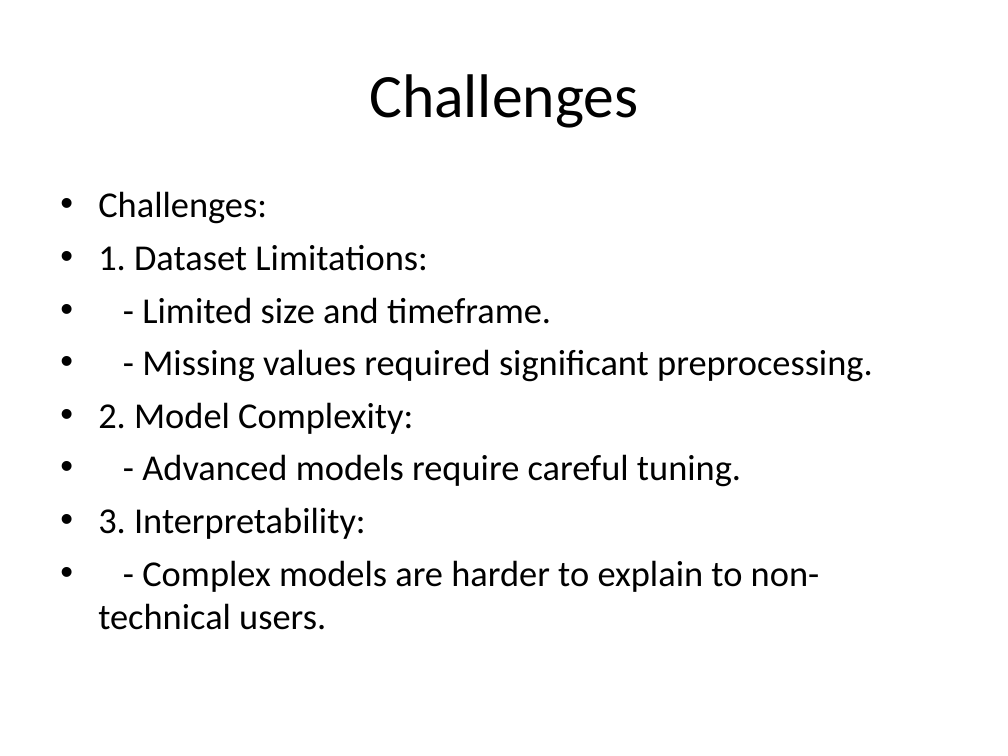
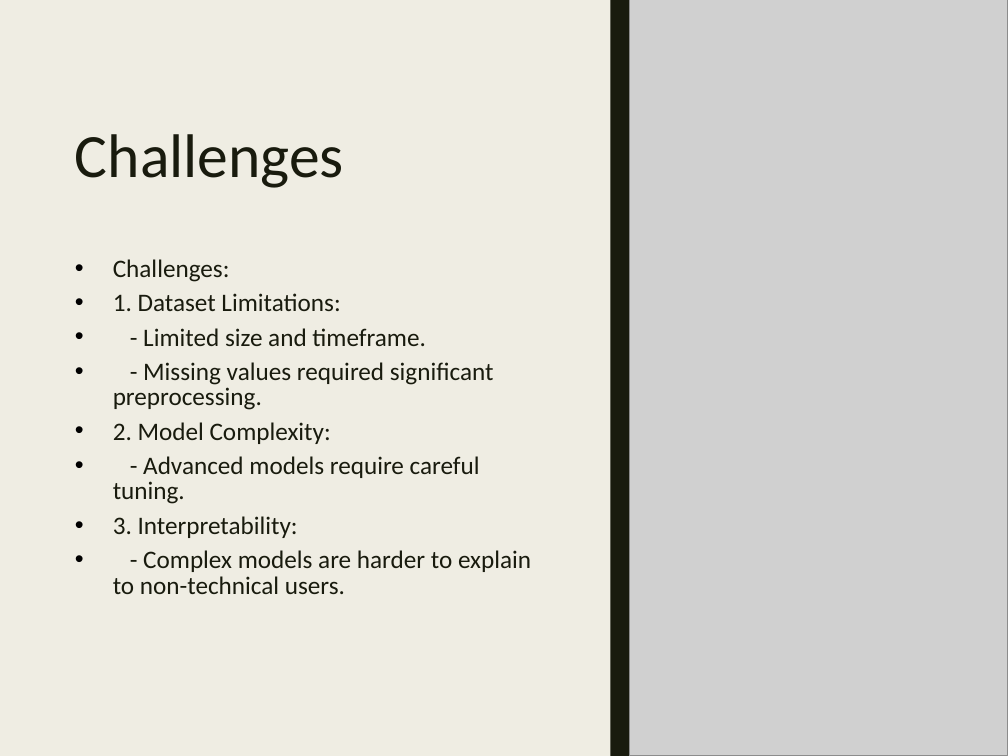
Before and after one commit to ClaensData95/LHL-Midterm-Project, a slide deck: slide 8 of Data-Science-Mdterm-Project.pptx (slide 9 before the commit). Drawn at 1008x756 pixels with LibreOffice and Linux fonts; fonts in the diff are those of the drawing; grey boxes stand for pictures. Boxes give left, top, right and bottom in pixels: in the first picture for what was removed or moved away, otherwise in the second. Text is boxed around its words. In the diff, an @@ line names an element or a change of style, - is before the commit and + after.

```diff
--- a/Data-Science-Mdterm-Project.pptx
+++ b/Data-Science-Mdterm-Project.pptx
@@ background #FFFFFF to #EFEDE3 @@
@@ rectangle added at (0,0,1008,756), fill #EFEDE3 @@
@@ rectangle added at (39,0,58,756), fill #191B0E @@
@@ rectangle added at (611,0,630,756), fill #191B0E @@
@@ picture added at (629,0,1008,756) @@
@@ title "Challenges": place and size @@
-title "Challenges" at (369,74,638,128)
+title "Challenges" at (75,134,344,188)
@@ title "Challenges" at (75,134,344,188): text colour #000000 to #191B0E; alignment centre to left; line spacing 1 to 0.89 @@
@@ text "Challenges:": place and size @@
-text "Challenges:" at (98,191,873,630)
+text "Challenges:" at (113,259,531,594)
@@ text "Challenges:" at (113,259,531,594): size 26 to 18 pt, text colour #000000 to #191B0E; line spacing 1 to 0.84; more space between paragraphs @@
```
Also in this commit, not shown: 8 other slides changed, 1 slide removed.
